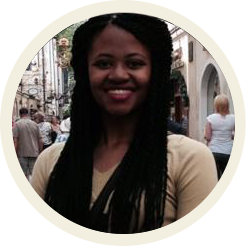
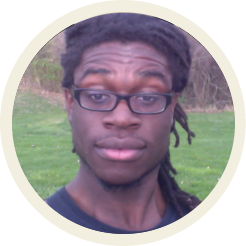
Before/after of a (246, 246) layered artwork. What changed in the layer stack:
added layer "Photo on 4-18-15 at 6.12 PM #2.jpg" above "Pasted Layer" over (12, 13, 235, 234)
painted on "Pasted Layer" over (12, 13, 235, 234)
